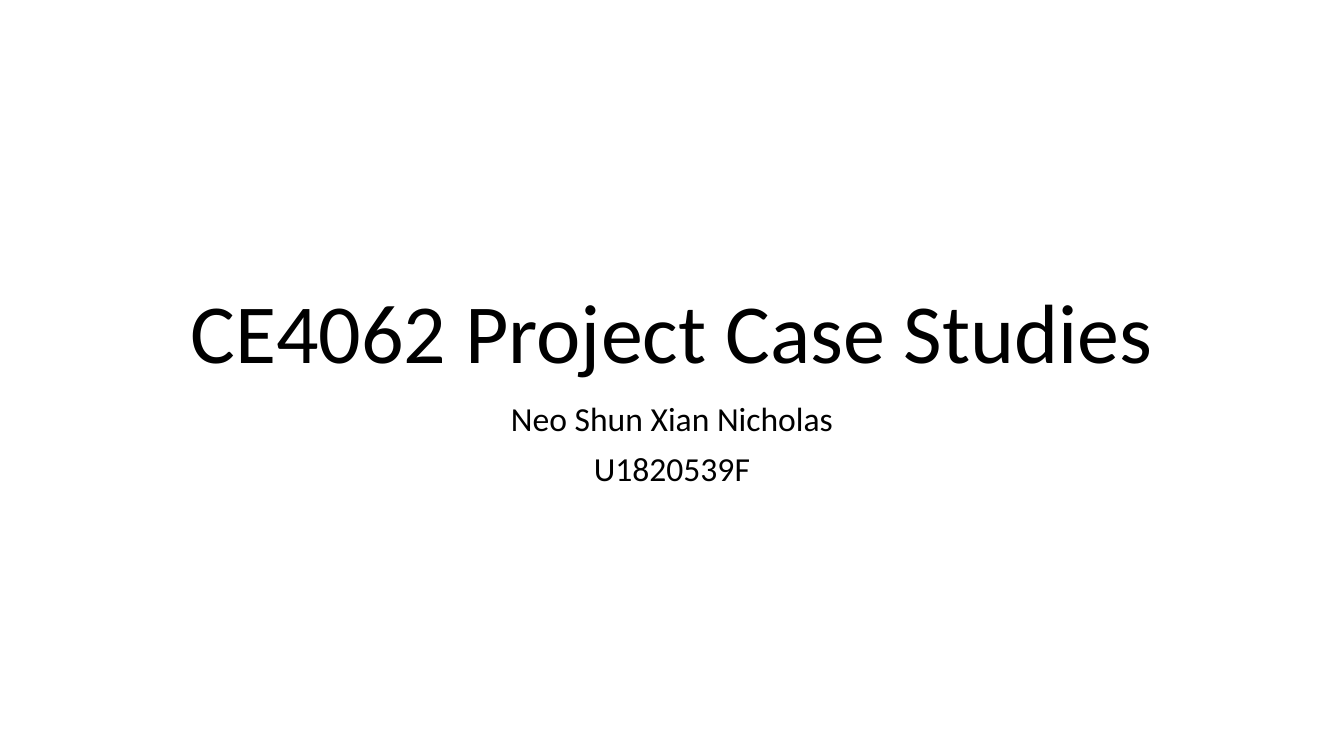
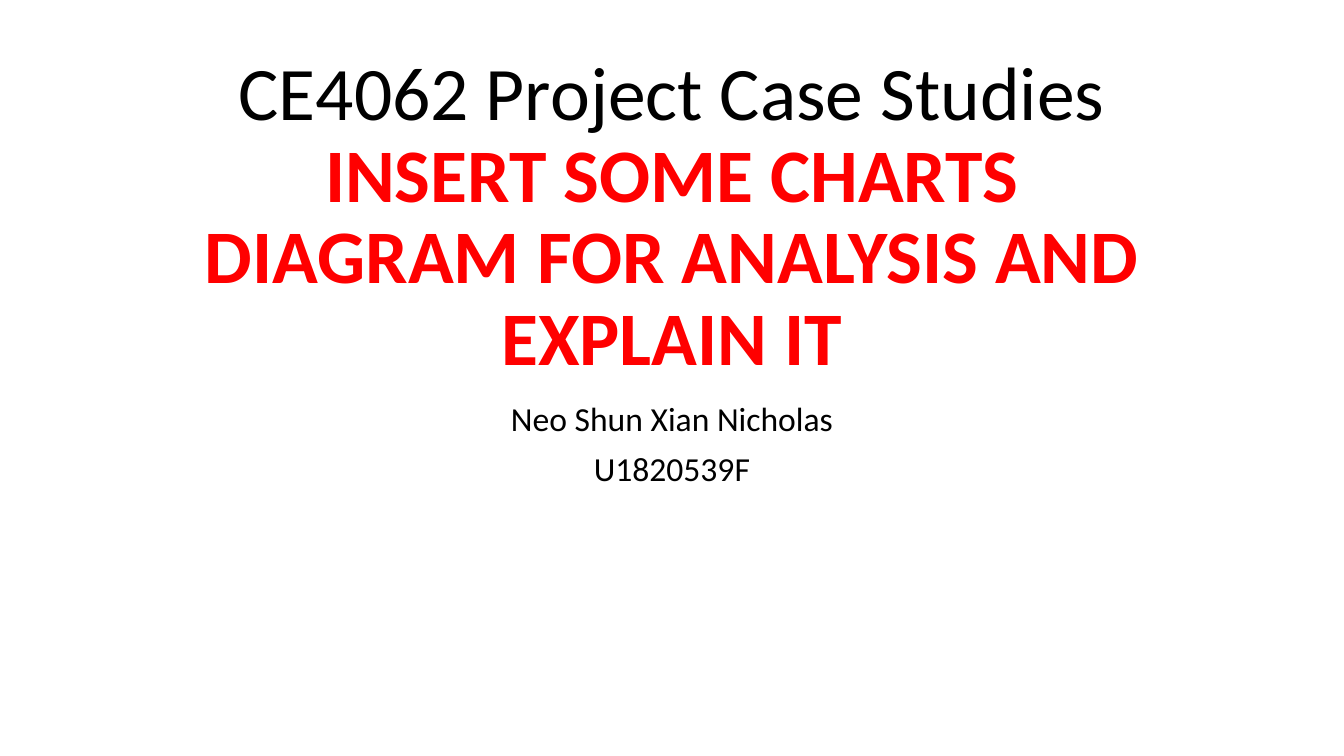
Before and after one commit to nicholasneo78/regression-analysis, a slide deck: slide 2 of CE4062-project.pptx. Drawn at 1344x756 pixels with LibreOffice and Linux fonts; fonts in the diff are those of the drawing. Boxes give left, top, right and bottom in pixels: in the first picture for what was removed or moved away, otherwise in the second. Text is boxed around its words. In the diff, an @@ line names an element or a change of style, - is before the commit and + after.

```diff
--- a/CE4062-project.pptx
+++ b/CE4062-project.pptx
@@ title at <box>205,67,1138,365</box>: text changed; size 60 to 54 pt; text colour #000000 to #FF0000; bold on @@
-CE4062 Project Case Studies
+CE4062 Project Case Studies
+INSERT SOME CHARTS DIAGRAM FOR ANALYSIS AND EXPLAIN IT
```
Also in this commit, not shown: 2 other slides changed, 9 slides added.
